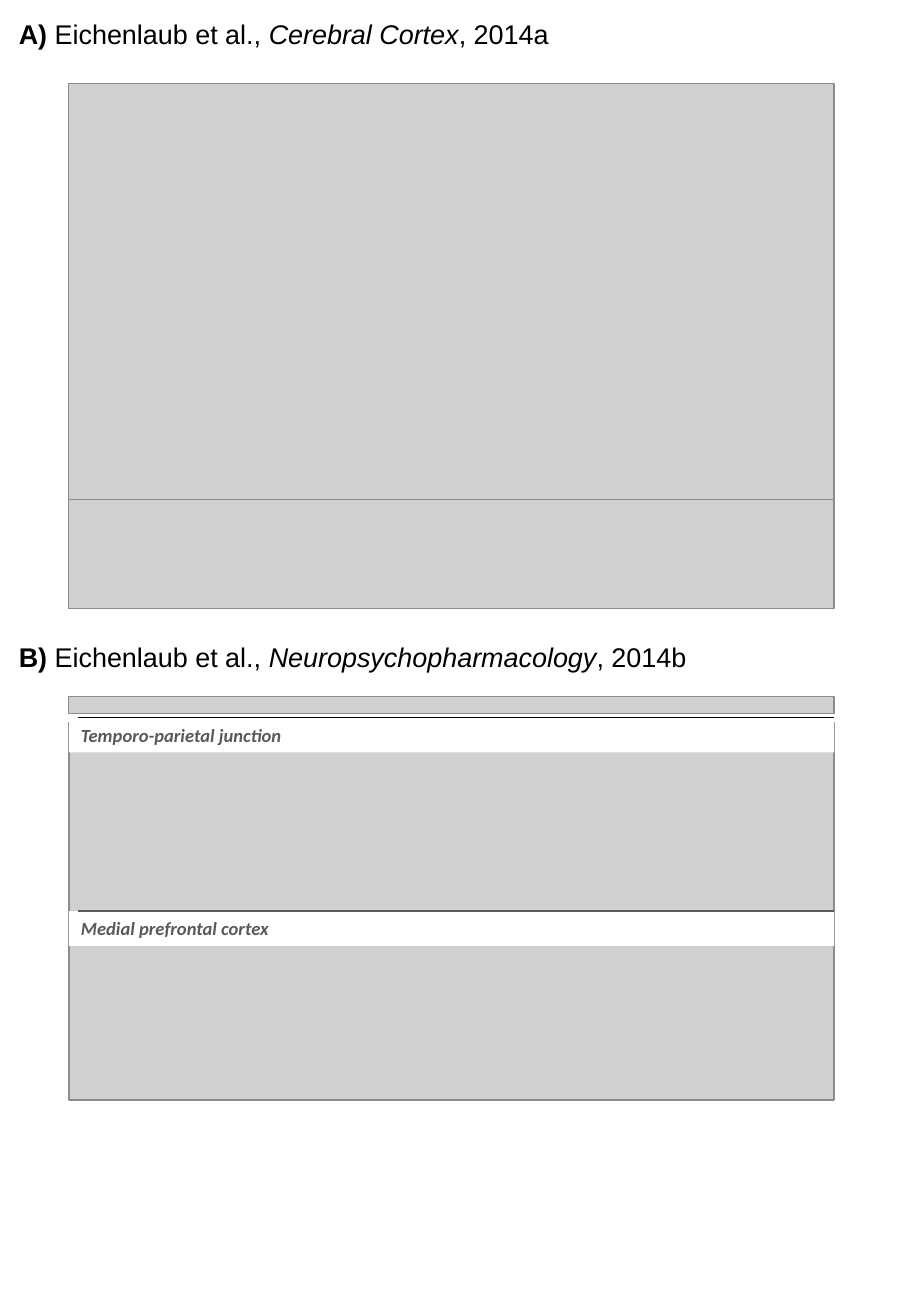
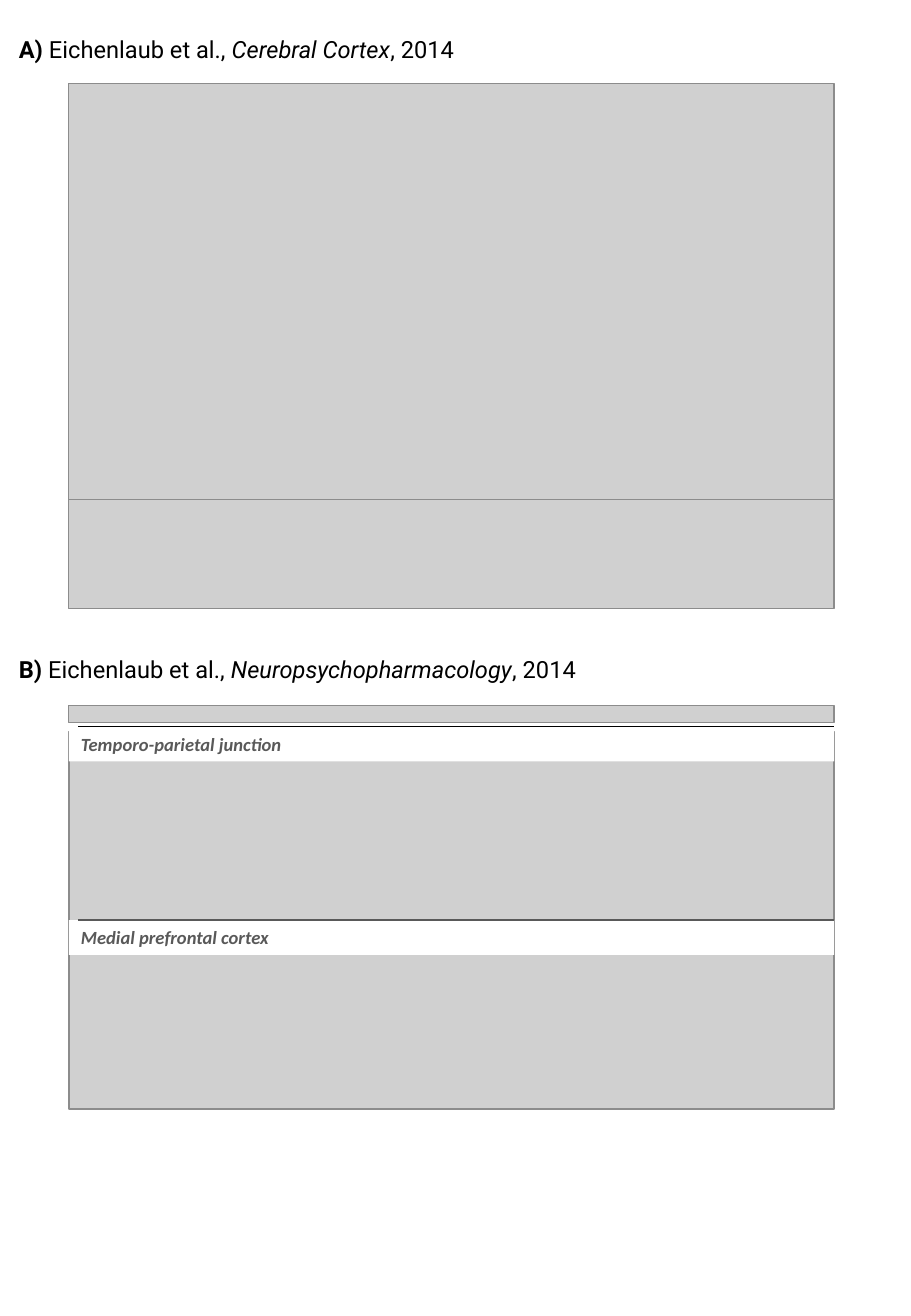
Before and after one commit to raphaelvallat/Thesis, a slide deck: slide 1 of Fig/Intro/Intro_JBE_summary/Intro_JBE_summary.pptx. Drawn at 911x1316 pixels with LibreOffice and Linux fonts; fonts in the diff are those of the drawing; grey boxes stand for pictures. Boxes give left, top, right and bottom in pixels: in the first picture for what was removed or moved away, otherwise in the second. Text is boxed around its words. In the diff, an @@ line names an element or a change of style, - is before the commit and + after.

```diff
--- a/Fig/Intro/Intro_JBE_summary/Intro_JBE_summary.pptx
+++ b/Fig/Intro/Intro_JBE_summary/Intro_JBE_summary.pptx
@@ text at (19,39,454,63): text changed; size 16 to 14 pt; font Arial to Roboto @@
-A) Eichenlaub et al., Cerebral Cortex, 2014a
+A) Eichenlaub et al., Cerebral Cortex, 2014
@@ text at (19,659,576,683): text changed; size 16 to 14 pt; font Arial to Roboto @@
-B) Eichenlaub et al., Neuropsychopharmacology, 2014b
+B) Eichenlaub et al., Neuropsychopharmacology, 2014
@@ 2 pictures, 2 rectangles, 2 lines: place and size @@
-2 pictures, 2 rectangles, 2 lines at (69,696,834,1100)
+2 pictures, 2 rectangles, 2 lines at (69,706,834,1109)
```
Also in this commit, not shown: 5 other files.
